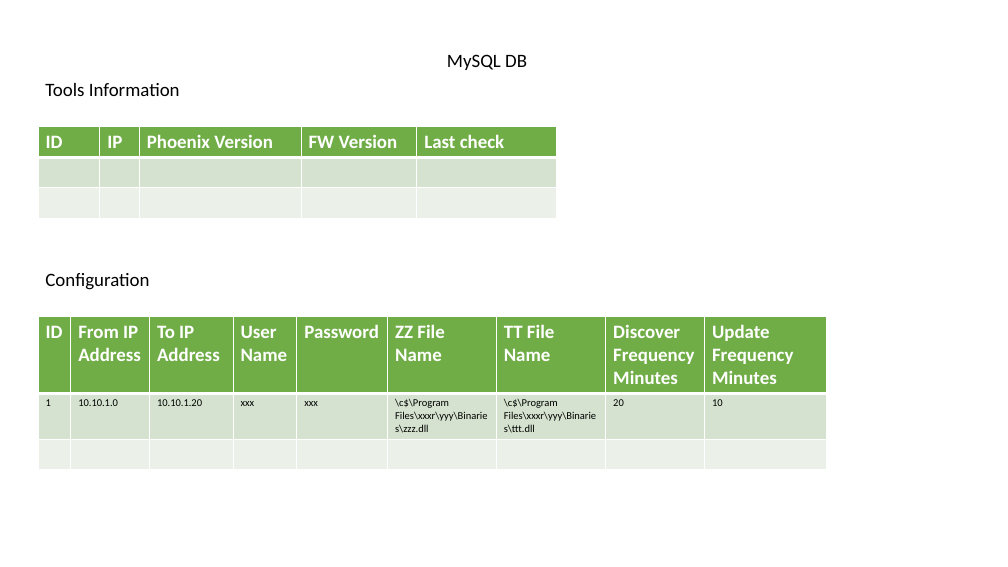
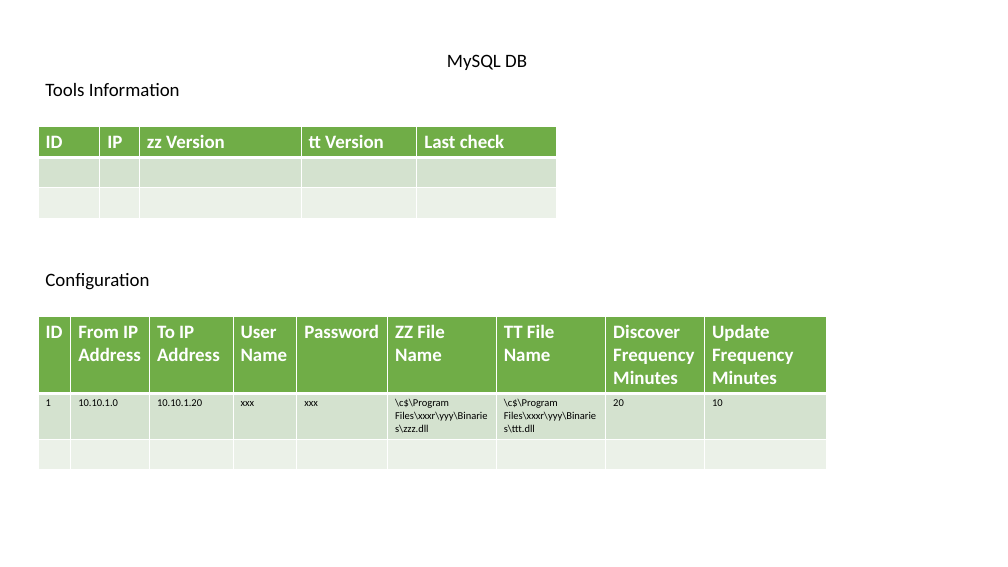
Before and after one commit to zzfima/ComputersInformationSystem, a slide deck: slide 3 of Docs/Design.pptx. Drawn at 1008x567 pixels with LibreOffice and Linux fonts; fonts in the diff are those of the drawing. Boxes give left, top, right and bottom in pixels: in the first picture for what was removed or moved away, otherwise in the second. Text is boxed around its words. In the diff, an @@ line names an element or a change of style, - is before the commit and + after.

Commit message:
rfct

```diff
--- a/Docs/Design.pptx
+++ b/Docs/Design.pptx
@@ table at [38, 126, 557, 219] @@
-row 1, column 3: Phoenix Version
+row 1, column 3: zz Version
-row 1, column 4: FW Version
+row 1, column 4: tt Version
```
